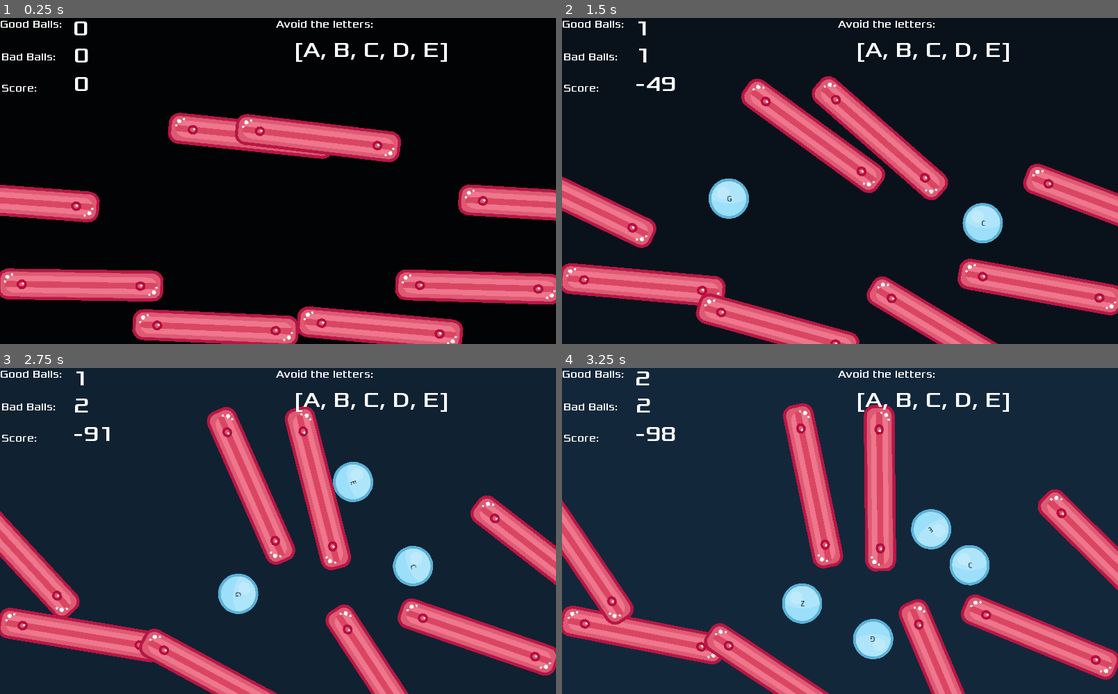
Above: before the commit, frames 1-4 (two rows, left to right).
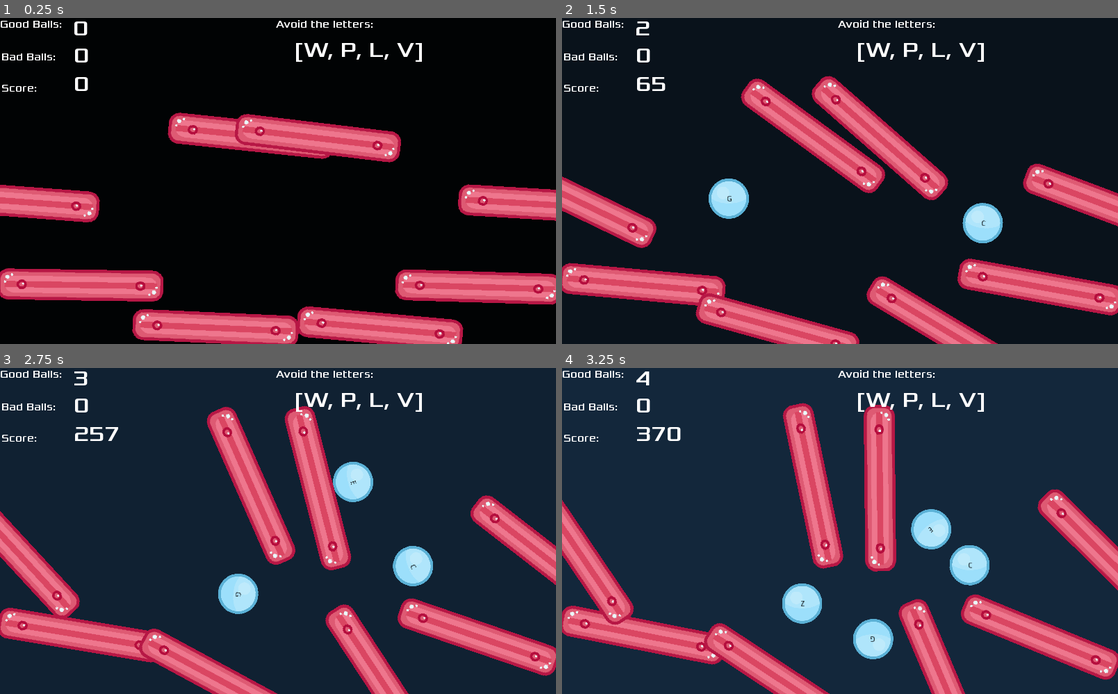
Above: after the commit, the same moments.

Repository: ahungry/games-scratch
Game: Godot game, scene res://Main.tscn
The game is run twice, just before and just after one commit, with the same random seed, the same clock (stepped at 60 frames per second) and the same inputs.
Inputs (mouse positions are in pixels of both pictures, inside the frame that each line leads up to):
- Up to frame 1 (0.25 s): no input
- Up to frame 2 (1.5 s): move the mouse to (962, 164) at 0.52 s; press the mouse at (962, 164) at 0.53 s; move the mouse to (728, 197) at 1.27 s; release the mouse at (728, 197) at 1.28 s; click (728, 197) at 1.35 s
- Up to frame 3 (2.75 s): move the mouse to (333, 459) at 2.02 s; press the mouse at (333, 459) at 2.03 s
- Up to frame 4 (3.25 s): move the mouse to (812, 596) at 2.77 s; release the mouse at (812, 596) at 2.78 s; click (812, 596) at 2.85 s

The runs differ from the first frame. In frame 1, 0.6% of the frame differs, in the area x 54-81%, y 7-14%; in frame 2, 0.9%, in the area x 13-81%, y 1-23%; in frame 3, 0.8%; in frame 4, 0.9%.

Commit message:
Good changes, random letters

Diff:
--- a/falling-balls/Main.gd
+++ b/falling-balls/Main.gd
@@ -11,8 +11,16 @@
 "V", "W", "X", "Y", "Z"]
 # TODO Set this randomly
 var avoid = ["A", "B", "C", "D", "E"]
+var level = 4
+
+func set_avoids():
+	avoid = []
+	for i in range(0, level):
+		var letter = words[randi() % words.size()]
+		avoid.push_front(letter)
 
 func _ready():
+	set_avoids()
 	randomize()
 	$Music.play()
 	$HUD/Avoid.text = str(avoid)
--- a/falling-balls/Main.tscn
+++ b/falling-balls/Main.tscn
@@ -13,7 +13,7 @@
 radius = 28.7617
 height = 253.621
 
-[node name="Main" type="Node"]
+[node name="Main" type="Node" index="0"]
 
 script = ExtResource( 1 )
 Ball = ExtResource( 2 )
